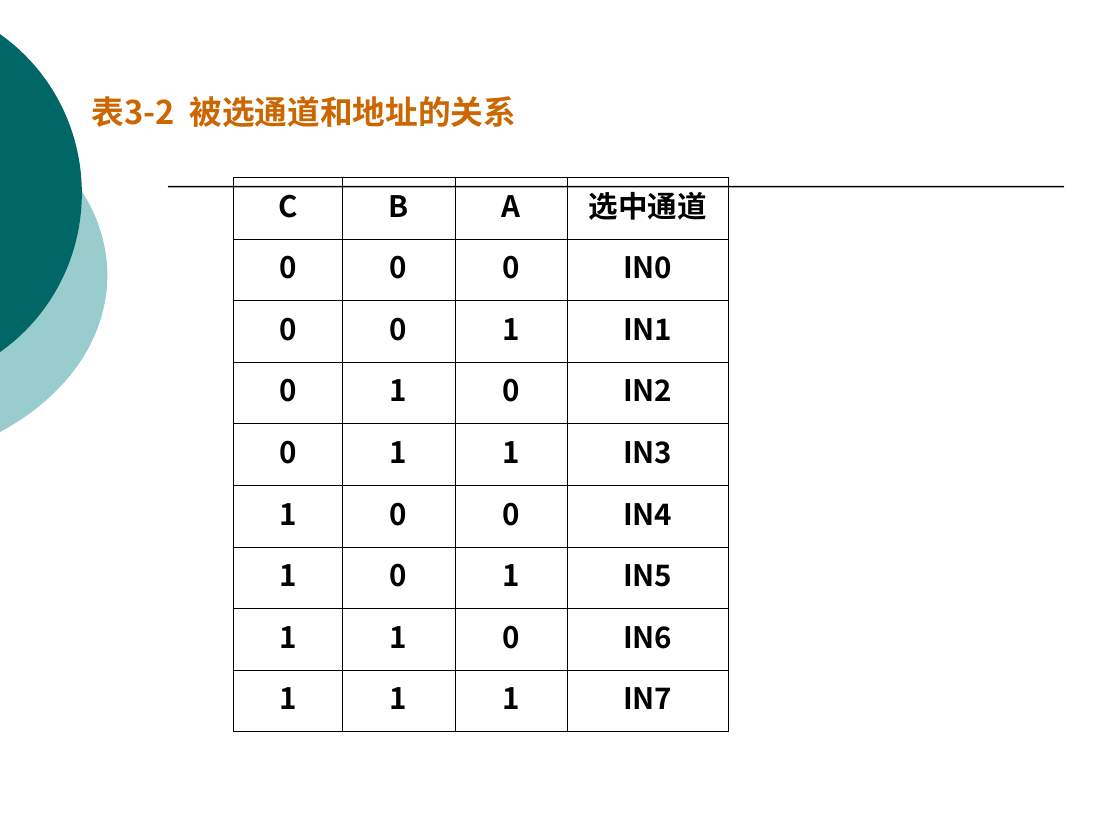
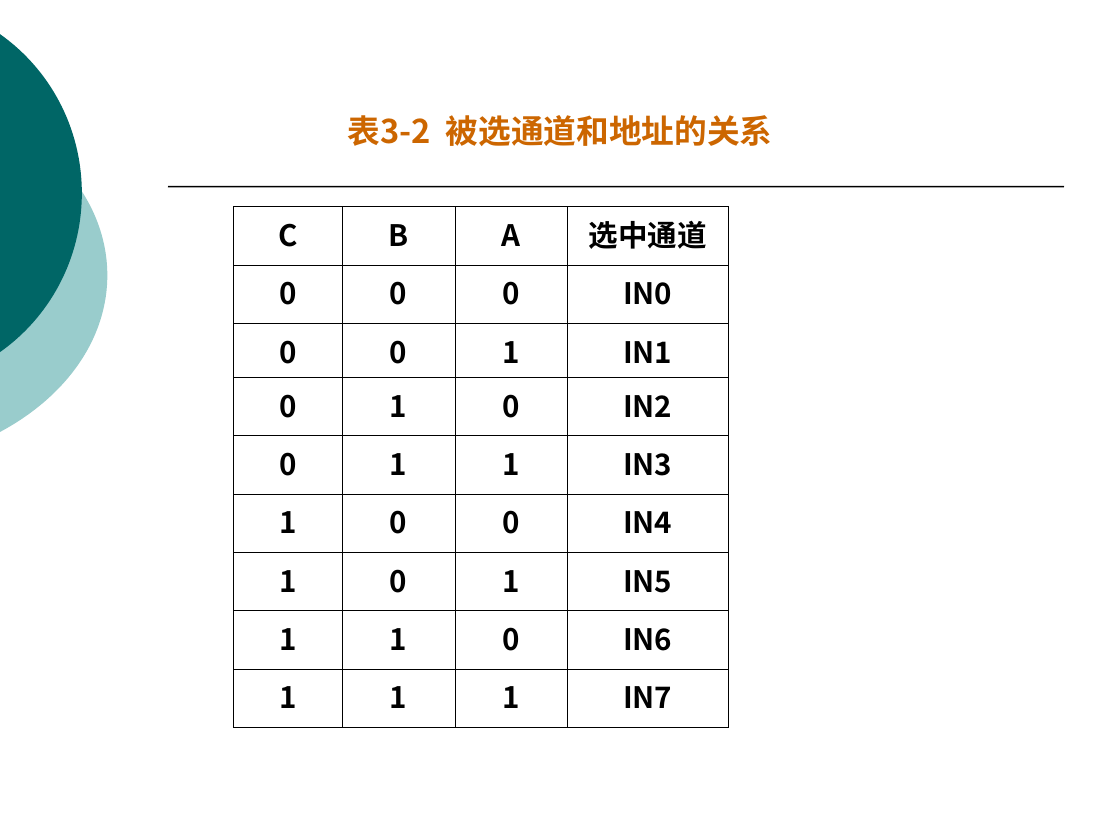
Before and after one commit to origin2007/computer_system, a slide deck: slide 62 of 02模拟输入.ppt (slide 64 before the commit). Drawn at 1120x840 pixels with LibreOffice and Linux fonts; fonts in the diff are those of the drawing. Boxes give left, top, right and bottom in pixels: in the first picture for what was removed or moved away, otherwise in the second. Text is boxed around its words. In the diff, an @@ line names an element or a change of style, - is before the commit and + after.

```diff
--- a/02模拟输入.ppt
+++ b/02模拟输入.ppt
@@ text "表3-2 被选通道和地址的关系": place and size @@
-text "表3-2 被选通道和地址的关系" at (91,96,517,127)
+text "表3-2 被选通道和地址的关系" at (348,115,773,146)
@@ text "表3-2 被选通道和地址的关系" at (348,115,773,146): alignment left to centre @@
@@ table: place and size @@
-table at (233,177,728,731)
+table at (233,206,728,727)
```
Also in this commit, not shown: 51 other slides changed, 4 slides added, 9 slides removed, 1 other file.
